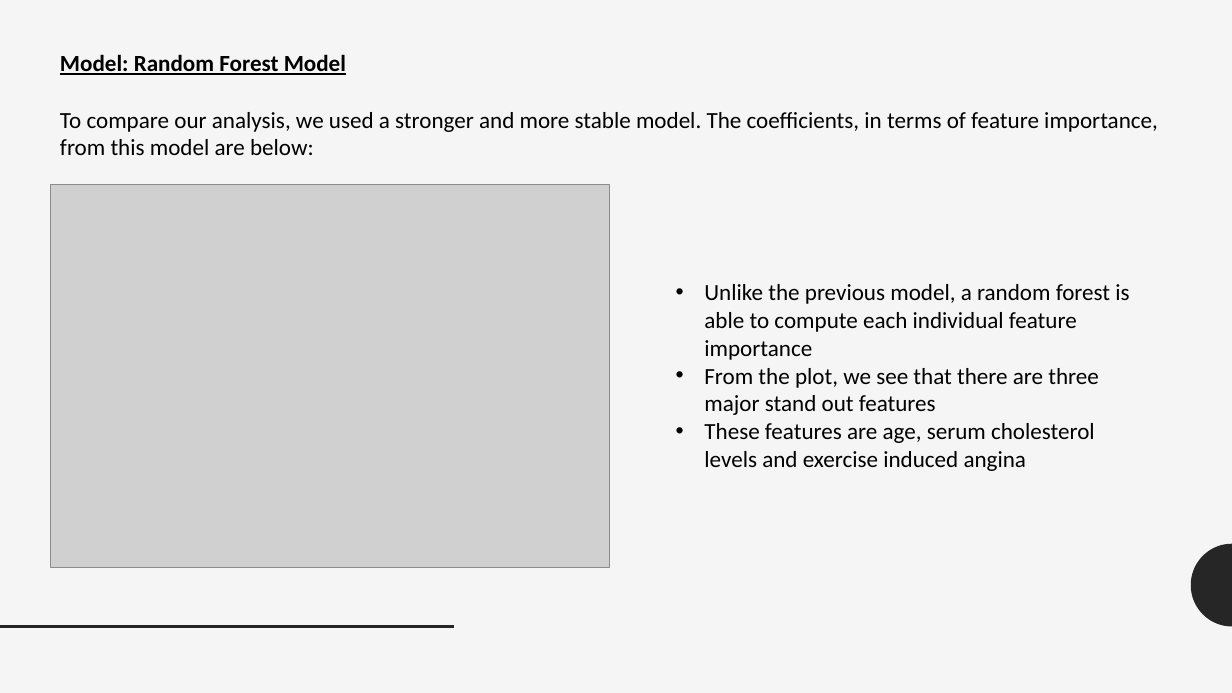
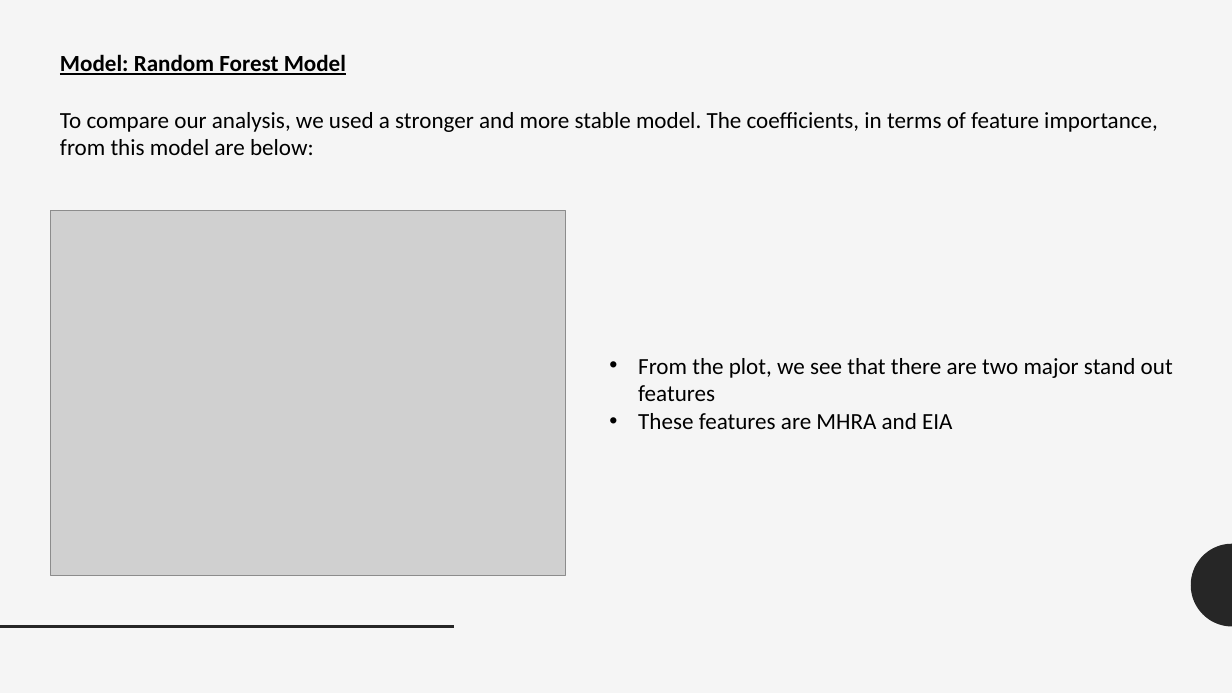
Before and after one commit to obaccus0907/CapstoneProject, a slide deck: slide 21 of Capstone Project/Original/Capstone_Presentation.pptx. Drawn at 1232x693 pixels with LibreOffice and Linux fonts; fonts in the diff are those of the drawing; grey boxes stand for pictures. Boxes give left, top, right and bottom in pixels: in the first picture for what was removed or moved away, otherwise in the second. Text is boxed around its words. In the diff, an @@ line names an element or a change of style, - is before the commit and + after.

Commit message:
Made changes to python notebook, document and presentation
Python Notebook: added GridSearchCV
Document: Changed Random Forest Analysis
Presentation: Trimmed

```diff
--- a/Capstone Project/Original/Capstone_Presentation.pptx
+++ b/Capstone Project/Original/Capstone_Presentation.pptx
@@ picture resized from (x1=51, y1=185, x2=610, y2=567) to (x1=51, y1=211, x2=566, y2=576) @@
@@ text at (x1=638, y1=358, x2=1173, y2=429): text changed @@
-• Unlike the previous model, a random forest is able to compute each individual feature importance
-• From the plot, we see that there are three major stand out features
-• These features are age, serum cholesterol levels and exercise induced angina
+• From the plot, we see that there are two major stand out features
+• These features are MHRA and EIA
```
Also in this commit, not shown: 5 other slides changed, 4 other files.
